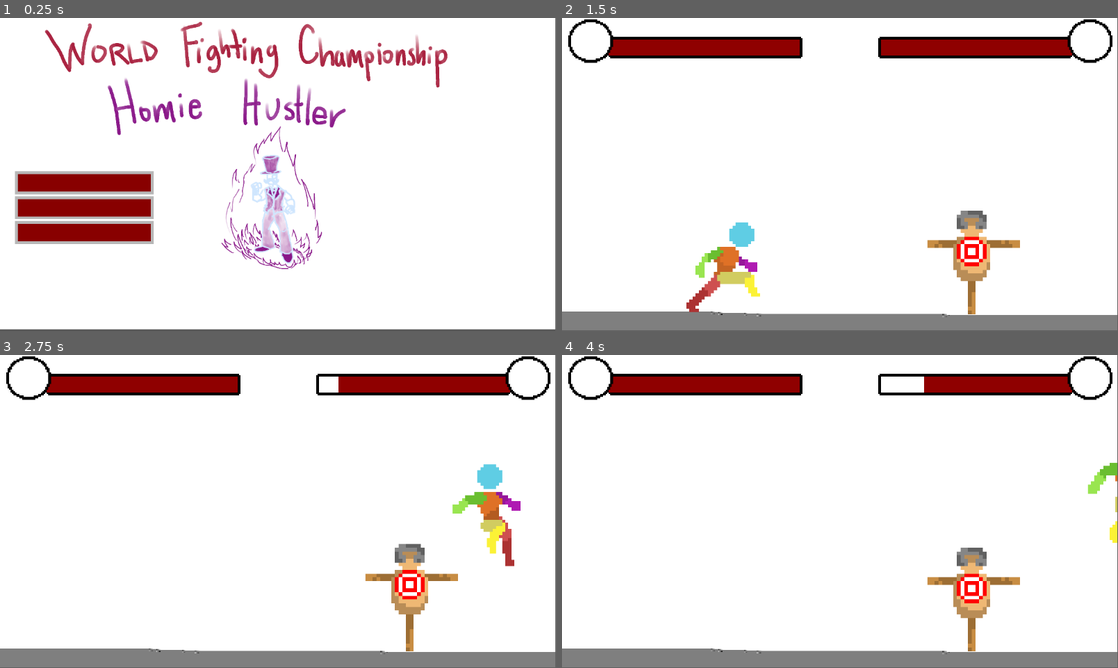
Above: before the commit, frames 1-4 (two rows, left to right).
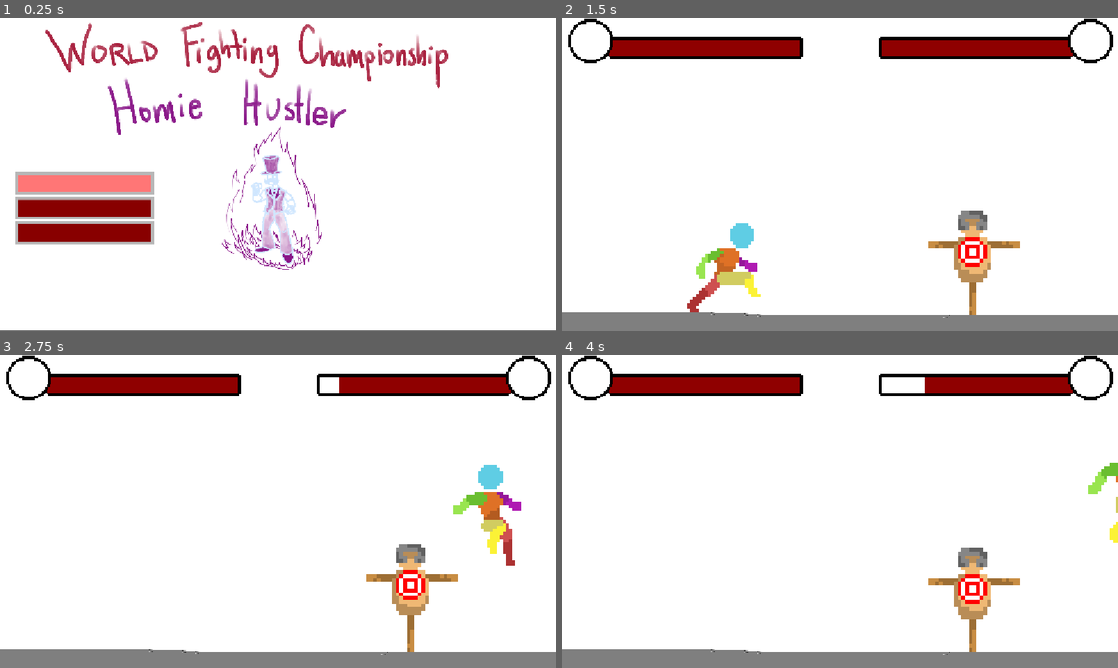
Above: after the commit, the same moments.

Repository: TopHat407/WFC-Homie-Hustler
Game: Godot game, scene res://interface/menus/scenes/menu.tscn
The game is run twice, just before and just after one commit, with the same random seed, the same clock (stepped at 60 frames per second) and the same inputs.
Inputs (mouse positions are in pixels of both pictures, inside the frame that each line leads up to):
- Up to frame 1 (0.25 s): no input
- Up to frame 2 (1.5 s): click (645, 183) at 0.5 s; move the mouse to (962, 158) at 1.27 s; hold D (right) from 1.28 s (still down); click (962, 158) at 1.42 s
- Up to frame 3 (2.75 s): keep holding D (right); tap Space (up) at 1.52, 2.27 s; move the mouse to (166, 527) at 2.02 s
- Up to frame 4 (4 s): move the mouse to (895, 442) at 2.77 s; release D (right) at 2.78 s; hold A (left) 2.78-3.53 s; move the mouse to (812, 574) at 3.52 s; hold D (right) from 3.53 s (still down); click (812, 574) at 3.67 s; tap Space (up) at 3.77 s
In our replay, the window is 799x449 before the commit and 800x450 after it. These sizes can differ from the game's own. Grey fills any space a smaller window leaves; there, only what the larger window draws over its background counts as a difference.

The runs differ from the first frame. In frame 1, 5.0% of the frame differs, in the area x 0-100%, y 0-100%; in frame 2, 1.7%; in frame 3, 1.7%; in frame 4, 1.5%.

Commit message:
made a main menu and added controller functionality to it

Diff:
--- a/interface/menus/scenes/menu.tscn
+++ b/interface/menus/scenes/menu.tscn
@@ -16,6 +16,10 @@
 atlas = ExtResource("3_1eaoj")
 region = Rect2(0, 117.6, 288, 50.4)
 
+[sub_resource type="AtlasTexture" id="AtlasTexture_a1rot"]
+atlas = ExtResource("3_1eaoj")
+region = Rect2(0, 118.4, 288, 50.399986)
+
 [sub_resource type="AtlasTexture" id="AtlasTexture_f43l8"]
 atlas = ExtResource("3_1eaoj")
 region = Rect2(0, 0, 288, 47.200005)
@@ -28,6 +32,10 @@
 atlas = ExtResource("3_1eaoj")
 region = Rect2(0, 119.200005, 288, 49.599983)
 
+[sub_resource type="AtlasTexture" id="AtlasTexture_is23q"]
+atlas = ExtResource("3_1eaoj")
+region = Rect2(0, 119.200005, 288, 48.000008)
+
 [sub_resource type="AtlasTexture" id="AtlasTexture_s1mcy"]
 atlas = ExtResource("3_1eaoj")
 region = Rect2(0, 0, 288, 48.000008)
@@ -39,6 +47,10 @@
 [sub_resource type="AtlasTexture" id="AtlasTexture_pji8c"]
 atlas = ExtResource("3_1eaoj")
 region = Rect2(0, 119.200005, 288, 48.799995)
+
+[sub_resource type="AtlasTexture" id="AtlasTexture_1eaoj"]
+atlas = ExtResource("3_1eaoj")
+region = Rect2(0, 120.00001, 288, 47.999992)
 
 [node name="Menu" type="CanvasLayer" unique_id=2022974063]
 script = ExtResource("1_a1rot")
@@ -66,22 +78,32 @@
 grow_vertical = 2
 
 [node name="StartButton" type="TextureButton" parent="MenuButtons" unique_id=91322048]
+unique_name_in_owner = true
 layout_mode = 2
+focus_neighbor_top = NodePath("../QuitButton")
+focus_neighbor_bottom = NodePath("../SettingsButton")
 texture_normal = SubResource("AtlasTexture_yetup")
 texture_pressed = SubResource("AtlasTexture_fll0l")
 texture_hover = SubResource("AtlasTexture_7n11x")
+texture_focused = SubResource("AtlasTexture_a1rot")
 
 [node name="SettingsButton" type="TextureButton" parent="MenuButtons" unique_id=1125819620]
 layout_mode = 2
+focus_neighbor_top = NodePath("../StartButton")
+focus_neighbor_bottom = NodePath("../QuitButton")
 texture_normal = SubResource("AtlasTexture_f43l8")
 texture_pressed = SubResource("AtlasTexture_i0nej")
 texture_hover = SubResource("AtlasTexture_m3wix")
+texture_focused = SubResource("AtlasTexture_is23q")
 
 [node name="QuitButton" type="TextureButton" parent="MenuButtons" unique_id=1754081680]
 layout_mode = 2
+focus_neighbor_top = NodePath("../SettingsButton")
+focus_neighbor_bottom = NodePath("../StartButton")
 texture_normal = SubResource("AtlasTexture_s1mcy")
 texture_pressed = SubResource("AtlasTexture_d0dtg")
 texture_hover = SubResource("AtlasTexture_pji8c")
+texture_focused = SubResource("AtlasTexture_1eaoj")
 
 [connection signal="pressed" from="MenuButtons/StartButton" to="." method="_on_start_button_pressed"]
 [connection signal="pressed" from="MenuButtons/SettingsButton" to="." method="_on_settings_button_pressed"]
--- a/interface/menus/scripts/menu.gd
+++ b/interface/menus/scripts/menu.gd
@@ -1,6 +1,8 @@
 extends CanvasLayer
 
 
+func _ready() -> void:
+	%StartButton.call_deferred("grab_focus")
 
 func _on_start_button_pressed() -> void:
 	get_tree().change_scene_to_file("res://levels/test_scenes/2d_test_scene.tscn")
--- a/project.godot
+++ b/project.godot
@@ -15,6 +15,11 @@
 config/features=PackedStringArray("4.6", "Forward Plus")
 config/icon="res://icon.svg"
 
+[display]
+
+window/stretch/mode="canvas_items"
+window/stretch/aspect="expand"
+
 [file_customization]
 
 folder_colors={
@@ -28,6 +33,14 @@
 
 [input]
 
+ui_accept={
+"deadzone": 0.5,
+"events": [Object(InputEventKey,"resource_local_to_scene":false,"resource_name":"","device":0,"window_id":0,"alt_pressed":false,"shift_pressed":false,"ctrl_pressed":false,"meta_pressed":false,"pressed":false,"keycode":4194309,"physical_keycode":0,"key_label":0,"unicode":0,"location":0,"echo":false,"script":null)
+, Object(InputEventKey,"resource_local_to_scene":false,"resource_name":"","device":0,"window_id":0,"alt_pressed":false,"shift_pressed":false,"ctrl_pressed":false,"meta_pressed":false,"pressed":false,"keycode":4194310,"physical_keycode":0,"key_label":0,"unicode":0,"location":0,"echo":false,"script":null)
+, Object(InputEventKey,"resource_local_to_scene":false,"resource_name":"","device":0,"window_id":0,"alt_pressed":false,"shift_pressed":false,"ctrl_pressed":false,"meta_pressed":false,"pressed":false,"keycode":32,"physical_keycode":0,"key_label":0,"unicode":32,"location":0,"echo":false,"script":null)
+, Object(InputEventJoypadButton,"resource_local_to_scene":false,"resource_name":"","device":-1,"button_index":0,"pressure":0.0,"pressed":true,"script":null)
+]
+}
 up={
 "deadzone": 0.2,
 "events": [Object(InputEventJoypadMotion,"resource_local_to_scene":false,"resource_name":"","device":-1,"axis":1,"axis_value":-1.0,"script":null)
